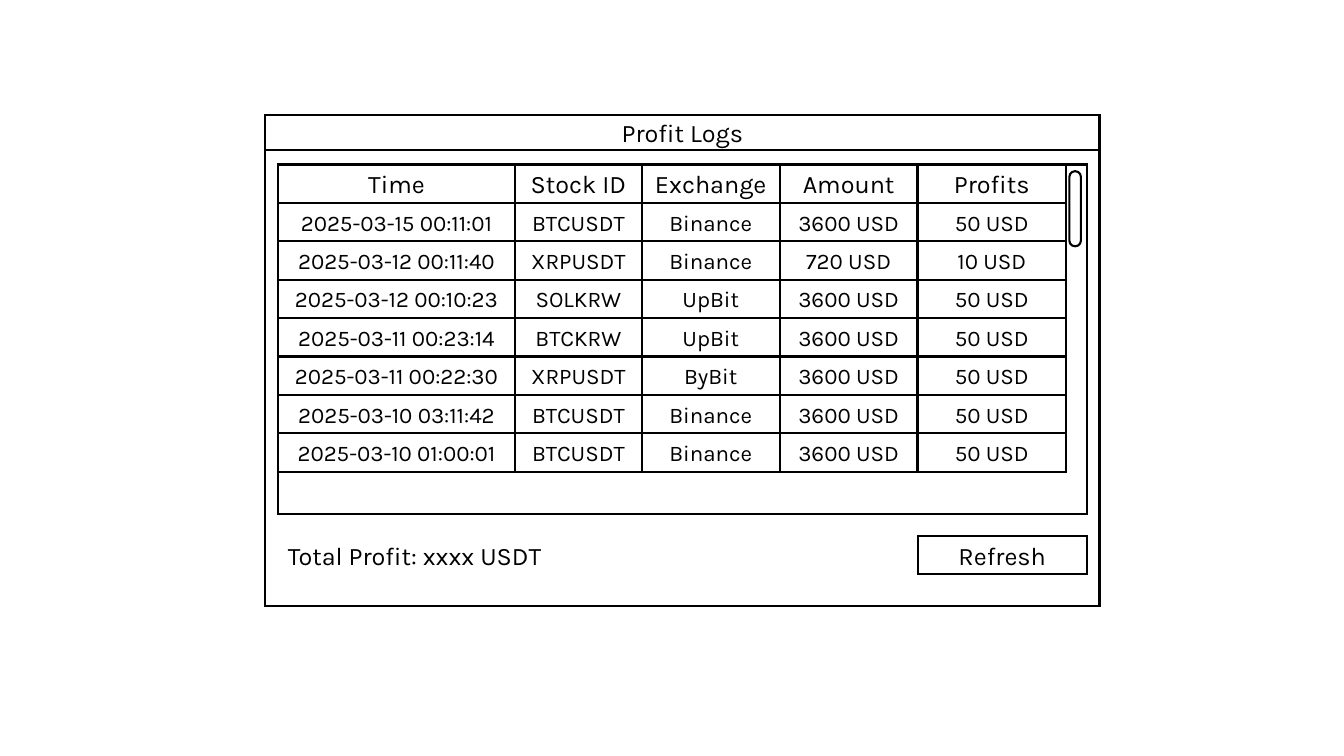
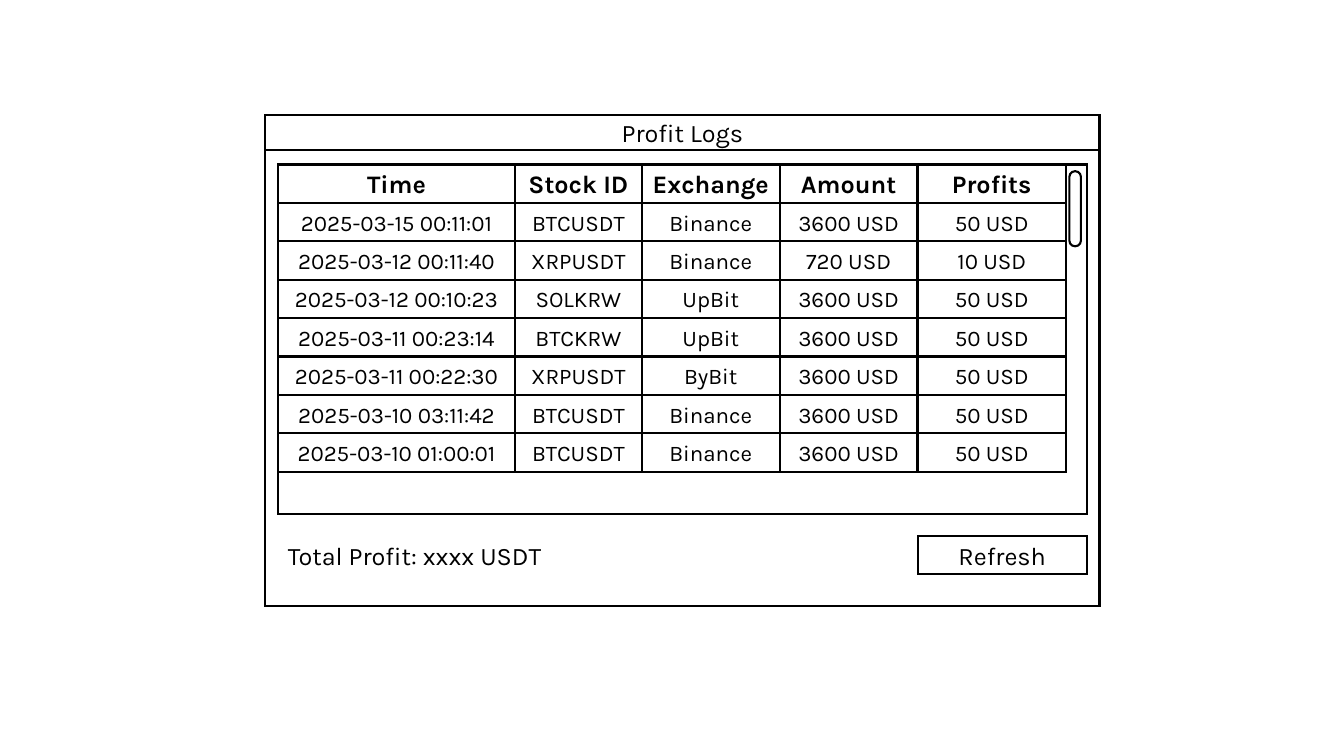
Before and after one commit to 410-dev/KSTraderMachine, a slide deck: slide 3 of uidesign.pptx. Drawn at 1344x756 pixels with LibreOffice and Linux fonts; fonts in the diff are those of the drawing. Boxes give left, top, right and bottom in pixels: in the first picture for what was removed or moved away, otherwise in the second. Text is boxed around its words. In the diff, an @@ line names an element or a change of style, - is before the commit and + after.

```diff
--- a/uidesign.pptx
+++ b/uidesign.pptx
@@ bold on in 5 elements at (278, 164, 515, 203), (515, 164, 642, 203), (642, 164, 780, 203), (780, 164, 919, 203), (918, 164, 1066, 203) @@
```
